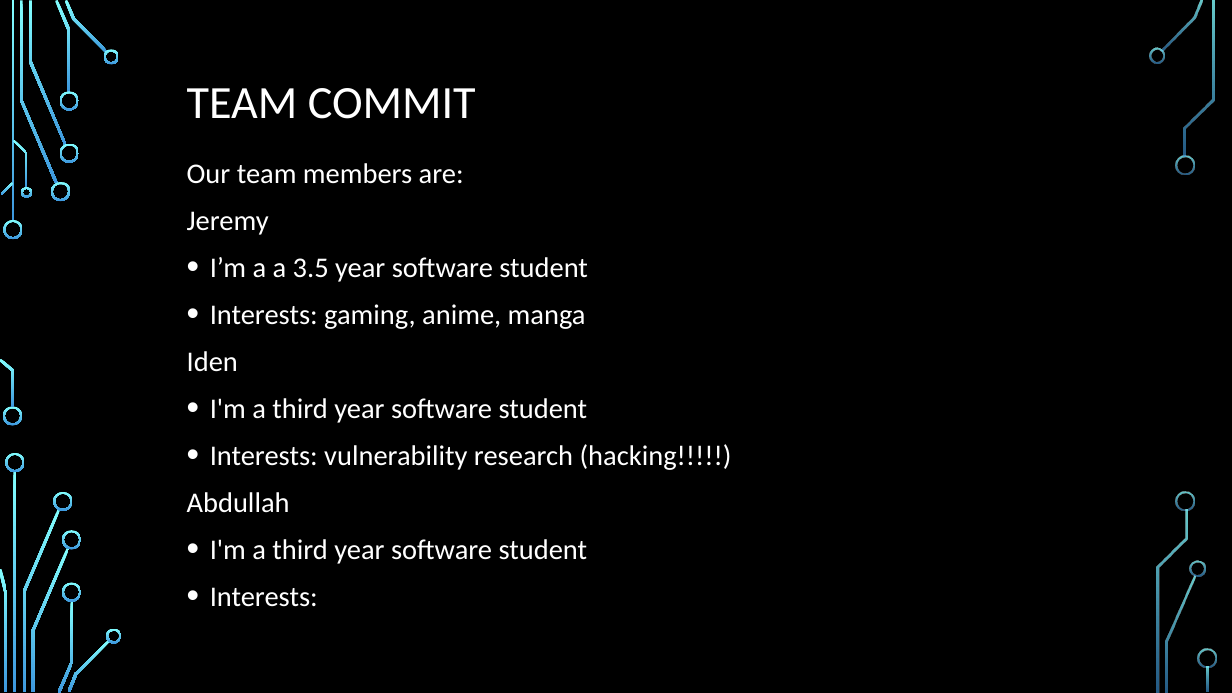
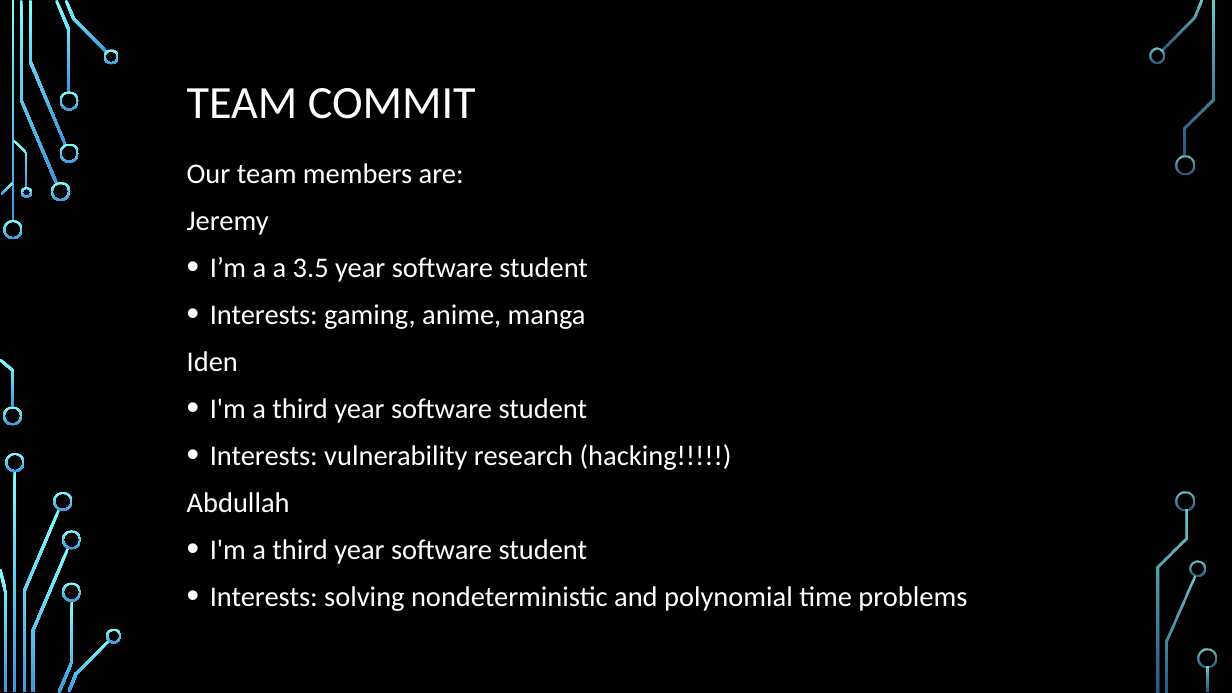
Before and after one commit to ureginastudent/PROJECT, a slide deck: slide 2 of ENSE 470 Milestone 1.pptx. Drawn at 1232x693 pixels with LibreOffice and Linux fonts; fonts in the diff are those of the drawing; background and template pictures are left out. Boxes give left, top, right and bottom in pixels: in the first picture for what was removed or moved away, otherwise in the second. Text is boxed around its words. In the diff, an @@ line names an element or a change of style, - is before the commit and + after.

Commit message:
update 3

```diff
--- a/ENSE 470 Milestone 1.pptx
+++ b/ENSE 470 Milestone 1.pptx
@@ text at box(210, 586, 967, 611): text changed @@
-• Interests:
+• Interests: solving nondeterministic and polynomial time problems
```
